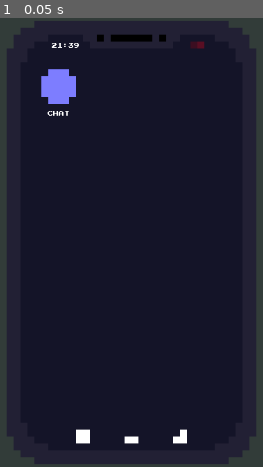
Above: before the commit, frame 1.
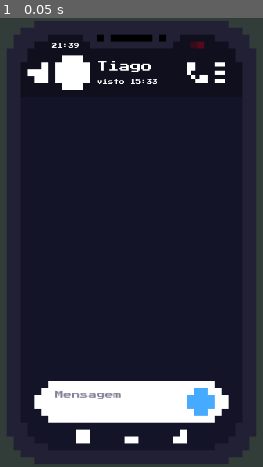
Above: after the commit, the same moment.

Repository: sleiph/uatisapi
Game: Godot game, scene res://cenas/home.tscn
Two runs of this game, one before a commit and one after it. Both use one fixed random seed, a clock stepped at 60 frames per second and the inputs below.
Inputs:
- Up to frame 1 (0.05 s): no input

The runs differ from the first frame. In frame 1, 8.8% of the frame differs, in the area x 10-88%, y 8-91%.

Commit message:
editando inteface

Diff:
--- a/cenas/home.tscn
+++ b/cenas/home.tscn
@@ -45,6 +45,7 @@
 texture = ExtResource("3_7bw3u")
 
 [node name="hora-bateria" type="MarginContainer" parent="CenterContainer/celular/tela"]
+z_index = 100
 layout_mode = 2
 size_flags_vertical = 0
 theme_override_constants/margin_left = 65
@@ -70,6 +71,7 @@
 texture = ExtResource("8_liar5")
 
 [node name="subNav" type="MarginContainer" parent="CenterContainer/celular/tela"]
+z_index = 100
 custom_minimum_size = Vector2(0, 50)
 layout_mode = 2
 size_flags_vertical = 8
--- a/cenas/whatsapp.tscn
+++ b/cenas/whatsapp.tscn
@@ -1,21 +1,107 @@
-[gd_scene load_steps=7 format=3 uid="uid://mfjonwkn2fwd"]
+[gd_scene load_steps=17 format=3 uid="uid://mfjonwkn2fwd"]
 
+[ext_resource type="Texture2D" uid="uid://c14q5v06o2hoo" path="res://sprites/tela.png" id="1_mp81g"]
 [ext_resource type="Texture2D" uid="uid://c3amk2i5wi8ni" path="res://sprites/nav.png" id="1_vhpjo"]
 [ext_resource type="Script" uid="uid://b6l887un0oju4" path="res://scripts/scroll_container.gd" id="2_1kvpb"]
+[ext_resource type="Texture2D" uid="uid://bjxbf54125kfb" path="res://sprites/voltar.png" id="3_cjki3"]
 [ext_resource type="Texture2D" uid="uid://bijcv65umaftr" path="res://sprites/texto.png" id="3_w6ikf"]
+[ext_resource type="Texture2D" uid="uid://cgwv6q2lawb8q" path="res://sprites/avatar.png" id="4_lc7lm"]
 [ext_resource type="Texture2D" uid="uid://bu23cnt8d1wku" path="res://sprites/avatar40x40.png" id="4_mp81g"]
+[ext_resource type="FontFile" uid="uid://dtw6fklmxu1n2" path="res://fonts/PressStart2P-Regular.ttf" id="5_wp3nq"]
+[ext_resource type="Texture2D" uid="uid://bacmm3looen3m" path="res://sprites/ligar.png" id="6_pytwq"]
+[ext_resource type="Texture2D" uid="uid://bpnc1tqvo7ktu" path="res://sprites/opcoes.png" id="7_6y3d3"]
+
+[sub_resource type="StyleBoxEmpty" id="StyleBoxEmpty_wp3nq"]
+
+[sub_resource type="LabelSettings" id="LabelSettings_x3f1o"]
+font = ExtResource("5_wp3nq")
+
+[sub_resource type="LabelSettings" id="LabelSettings_c1368"]
+font = ExtResource("5_wp3nq")
+font_size = 8
 
 [sub_resource type="StyleBoxEmpty" id="StyleBoxEmpty_0d2e0"]
 
 [sub_resource type="StyleBoxEmpty" id="StyleBoxEmpty_mir7d"]
 
+[sub_resource type="StyleBoxEmpty" id="StyleBoxEmpty_pytwq"]
+
 [node name="whatsapp" type="Node2D"]
+texture_filter = 1
 
-[node name="nav" type="TextureRect" parent="."]
-self_modulate = Color(0.0588235, 0.0588235, 0.117647, 1)
+[node name="telaSprite" type="TextureRect" parent="."]
+self_modulate = Color(0.0784314, 0.0784314, 0.156863, 1)
 offset_right = 360.0
 offset_bottom = 640.0
+texture = ExtResource("1_mp81g")
+
+[node name="PanelContainer" type="PanelContainer" parent="."]
+offset_right = 40.0
+offset_bottom = 40.0
+theme_override_styles/panel = SubResource("StyleBoxEmpty_wp3nq")
+
+[node name="nav" type="TextureRect" parent="PanelContainer"]
+self_modulate = Color(0.0588235, 0.0588235, 0.117647, 1)
+layout_mode = 2
 texture = ExtResource("1_vhpjo")
+
+[node name="MarginContainer" type="MarginContainer" parent="PanelContainer"]
+layout_mode = 2
+size_flags_vertical = 0
+theme_override_constants/margin_left = 30
+theme_override_constants/margin_top = 50
+
+[node name="HBoxContainer" type="HBoxContainer" parent="PanelContainer/MarginContainer"]
+layout_mode = 2
+size_flags_vertical = 0
+theme_override_constants/separation = 10
+
+[node name="TextureRect2" type="TextureRect" parent="PanelContainer/MarginContainer/HBoxContainer"]
+layout_mode = 2
+size_flags_horizontal = 0
+size_flags_vertical = 4
+texture = ExtResource("3_cjki3")
+
+[node name="TextureRect" type="TextureRect" parent="PanelContainer/MarginContainer/HBoxContainer"]
+layout_mode = 2
+size_flags_horizontal = 0
+size_flags_vertical = 0
+texture = ExtResource("4_lc7lm")
+
+[node name="VBoxContainer" type="VBoxContainer" parent="PanelContainer/MarginContainer/HBoxContainer"]
+custom_minimum_size = Vector2(120, 0)
+layout_mode = 2
+size_flags_vertical = 4
+theme_override_constants/separation = 10
+
+[node name="Label" type="Label" parent="PanelContainer/MarginContainer/HBoxContainer/VBoxContainer"]
+layout_mode = 2
+text = "Tiago"
+label_settings = SubResource("LabelSettings_x3f1o")
+
+[node name="Label2" type="Label" parent="PanelContainer/MarginContainer/HBoxContainer/VBoxContainer"]
+layout_mode = 2
+text = "visto 15:33"
+label_settings = SubResource("LabelSettings_c1368")
+
+[node name="TextureRect3" type="TextureRect" parent="PanelContainer/MarginContainer/HBoxContainer"]
+clip_contents = true
+custom_minimum_size = Vector2(30, 30)
+layout_mode = 2
+size_flags_horizontal = 0
+size_flags_vertical = 4
+texture = ExtResource("6_pytwq")
+expand_mode = 3
+stretch_mode = 4
+
+[node name="TextureRect4" type="TextureRect" parent="PanelContainer/MarginContainer/HBoxContainer"]
+custom_minimum_size = Vector2(15, 30)
+layout_mode = 2
+size_flags_horizontal = 0
+size_flags_vertical = 4
+texture = ExtResource("7_6y3d3")
+expand_mode = 5
+stretch_mode = 6
 
 [node name="mensagens" type="ScrollContainer" parent="."]
 offset_left = 30.0
@@ -50,20 +136,41 @@
 offset_top = 520.0
 offset_right = 320.0
 offset_bottom = 580.0
+size_flags_horizontal = 3
+size_flags_vertical = 3
 theme_override_styles/panel = SubResource("StyleBoxEmpty_mir7d")
 
-[node name="TextureRect" type="TextureRect" parent="input"]
+[node name="fundo" type="TextureRect" parent="input"]
 texture_filter = 1
 layout_mode = 2
 texture = ExtResource("3_w6ikf")
 
 [node name="MarginContainer" type="MarginContainer" parent="input"]
 layout_mode = 2
+theme_override_constants/margin_left = 30
+theme_override_constants/margin_top = 10
+theme_override_constants/margin_right = 60
+theme_override_constants/margin_bottom = 10
+
+[node name="TextEdit" type="TextEdit" parent="input/MarginContainer"]
+layout_mode = 2
+theme_override_colors/font_placeholder_color = Color(0.509804, 0.509804, 0.588235, 1)
+theme_override_colors/font_color = Color(0, 0, 0, 1)
+theme_override_colors/search_result_color = Color(0, 0, 0, 1)
+theme_override_fonts/font = ExtResource("5_wp3nq")
+theme_override_font_sizes/font_size = 12
+theme_override_styles/normal = SubResource("StyleBoxEmpty_pytwq")
+placeholder_text = "Mensagem"
+wrap_mode = 1
+autowrap_mode = 1
+
+[node name="botao" type="MarginContainer" parent="input"]
+layout_mode = 2
 size_flags_horizontal = 8
 size_flags_vertical = 4
 theme_override_constants/margin_right = 20
 
-[node name="TextureRect" type="TextureRect" parent="input/MarginContainer"]
+[node name="TextureRect" type="TextureRect" parent="input/botao"]
 self_modulate = Color(0.27451, 0.666667, 1, 1)
 layout_mode = 2
 size_flags_horizontal = 4
Not shown: 1 places in cenas/home.tscn that only renumber resources
